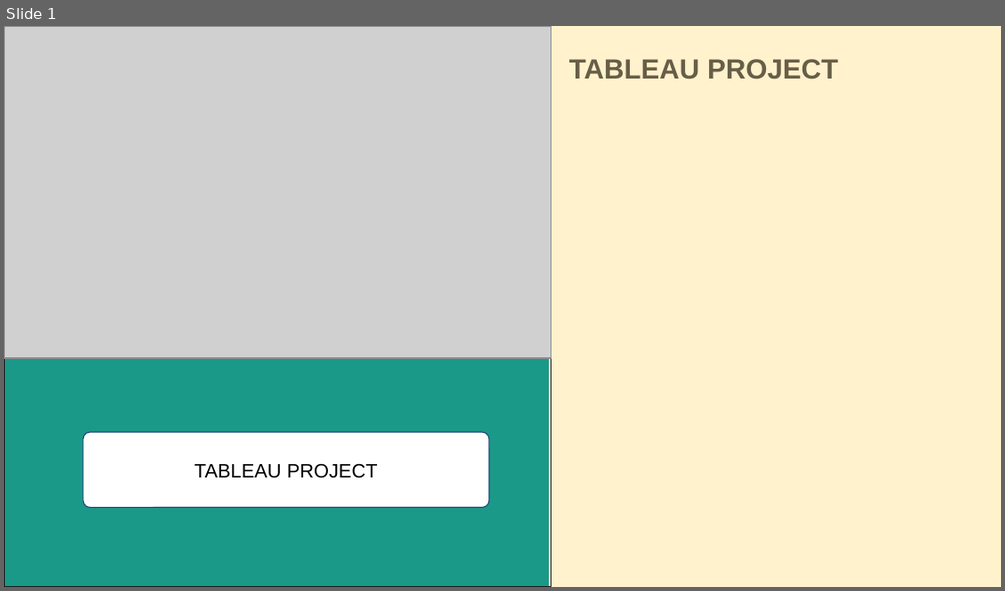
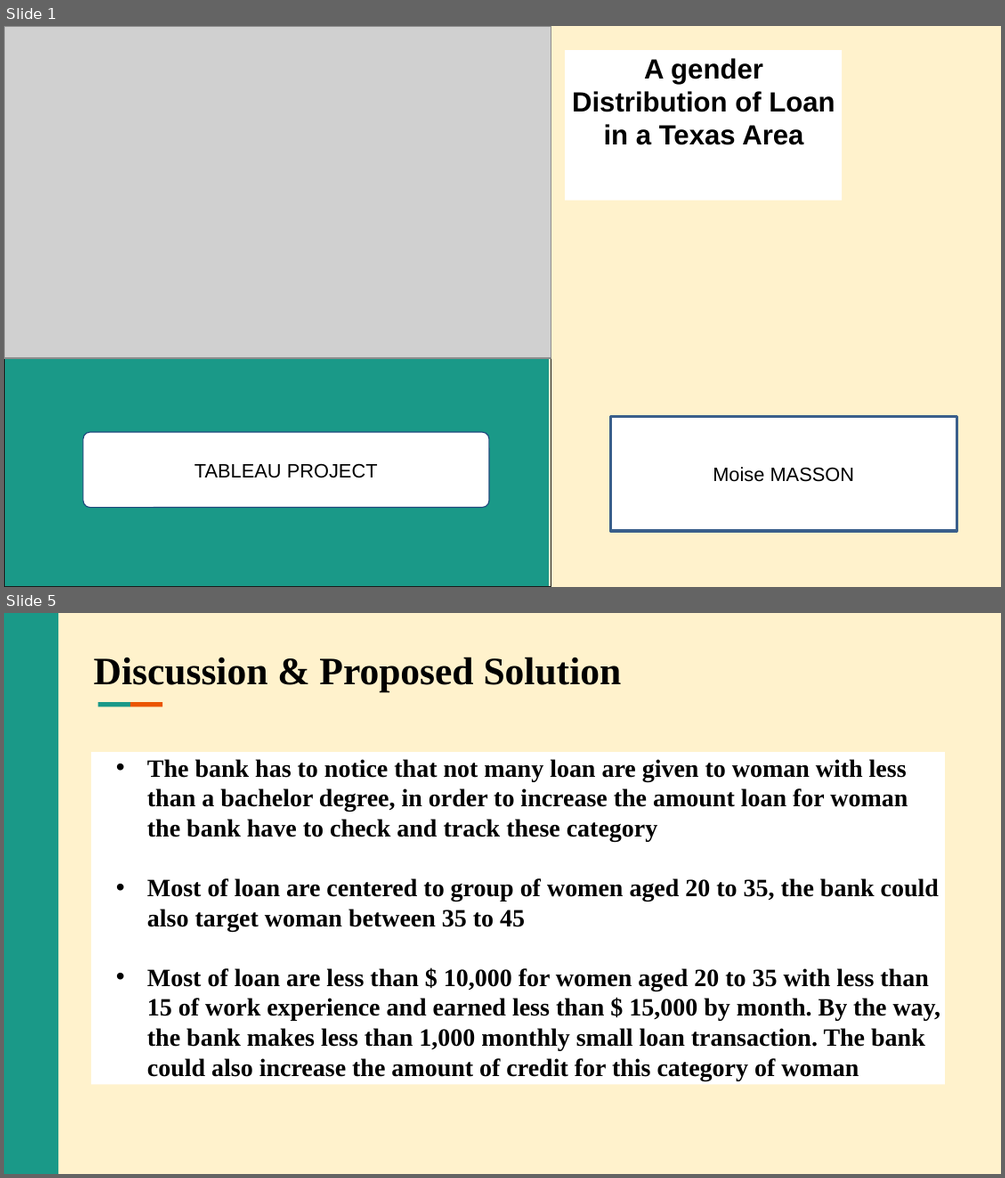
Before and after one commit to Ben-Judas/Tableau-Project, a slide deck: Project Tableau.pptx. Shown one above the other, each under a label of ours: slide 1 before the commit, slides 1 and 5 after it; the slides between them are not shown. The pictures are 1005x591 and 1005x1178 pixels, drawn with LibreOffice and Linux fonts; fonts in the diff are those of the drawing; grey boxes stand for pictures; background and template pictures are left out. Boxes give left, top, right and bottom in pixels: in the first picture for what was removed or moved away, otherwise in the second. Text is boxed around its words. In the diff, an @@ line names an element or a change of style, - is before the commit and + after.

```diff
--- a/Project Tableau.pptx
+++ b/Project Tableau.pptx
@@ slide 5 added at <box>4,613,1001,1174</box>, background #FFF2CC @@
@@ freeform shape added at <box>4,613,59,1173</box>, fill #1A9988 @@
@@ title added at <box>94,657,622,692</box>, 28 pt, text #000000, bold @@
+Discussion & Proposed Solution
@@ freeform shape added at <box>97,702,129,706</box>, fill #1A9988 @@
@@ freeform shape added at <box>130,702,162,706</box>, fill #EB5500 @@
@@ text added at <box>90,752,944,1084</box>, fill #FFFFFF, 18 pt, text #000000, bold @@
+• The bank has to notice that not many loan are given to woman with less than a bachelor degree, in order to increase the amount loan for woman the bank have to check and track these category
+• Most of loan are centered to group of women aged 20 to 35, the bank could also target woman between 35 to 45
+• Most of loan are less than $ 10,000 for women aged 20 to 35 with less than 15 of work experience and earned less than $ 15,000 by month. By the way, the bank makes less than 1,000 monthly small loan transaction. The bank could also increase the amount of credit for this category of woman
@@ slide 1 changed as well @@
@@ rectangle added at <box>566,50,842,200</box>, fill #FFFFFF, 20 pt, text #000000, bold @@
+A gender Distribution of Loan in a Texas Area
@@ text removed at <box>569,59,838,79</box> @@
-TABLEAU PROJECT
@@ rectangle added at <box>611,416,957,531</box>, fill #FFFFFF, outline #3A5F8C 2 pt, 14 pt, text #000000 @@
+Moise MASSON
```
Also in this commit, not shown: 1 other slide changed, 3 other slides added, 12 slides removed.
